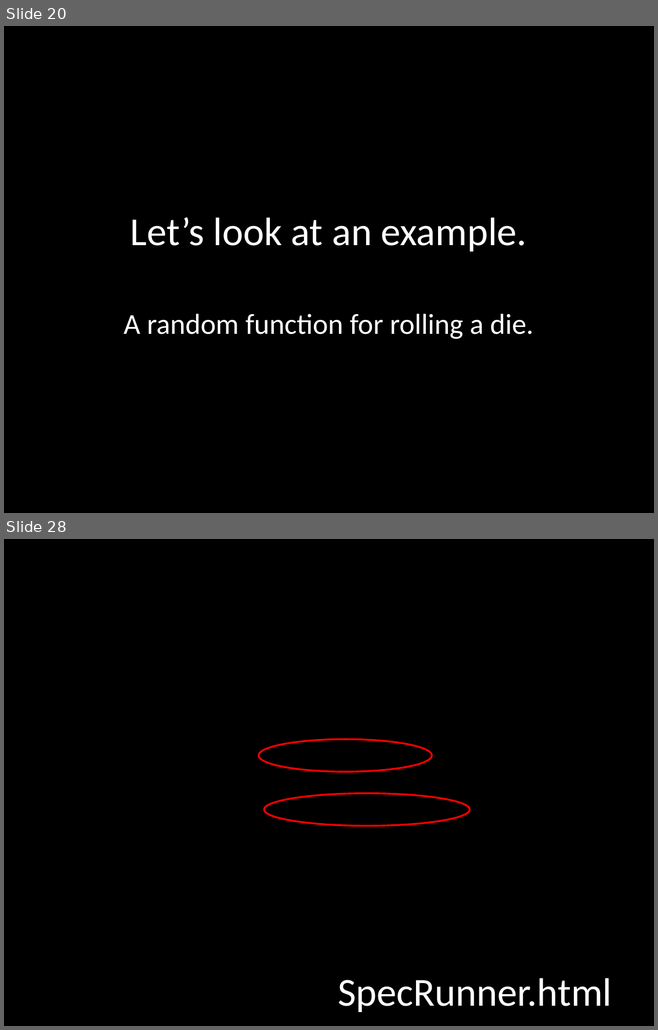
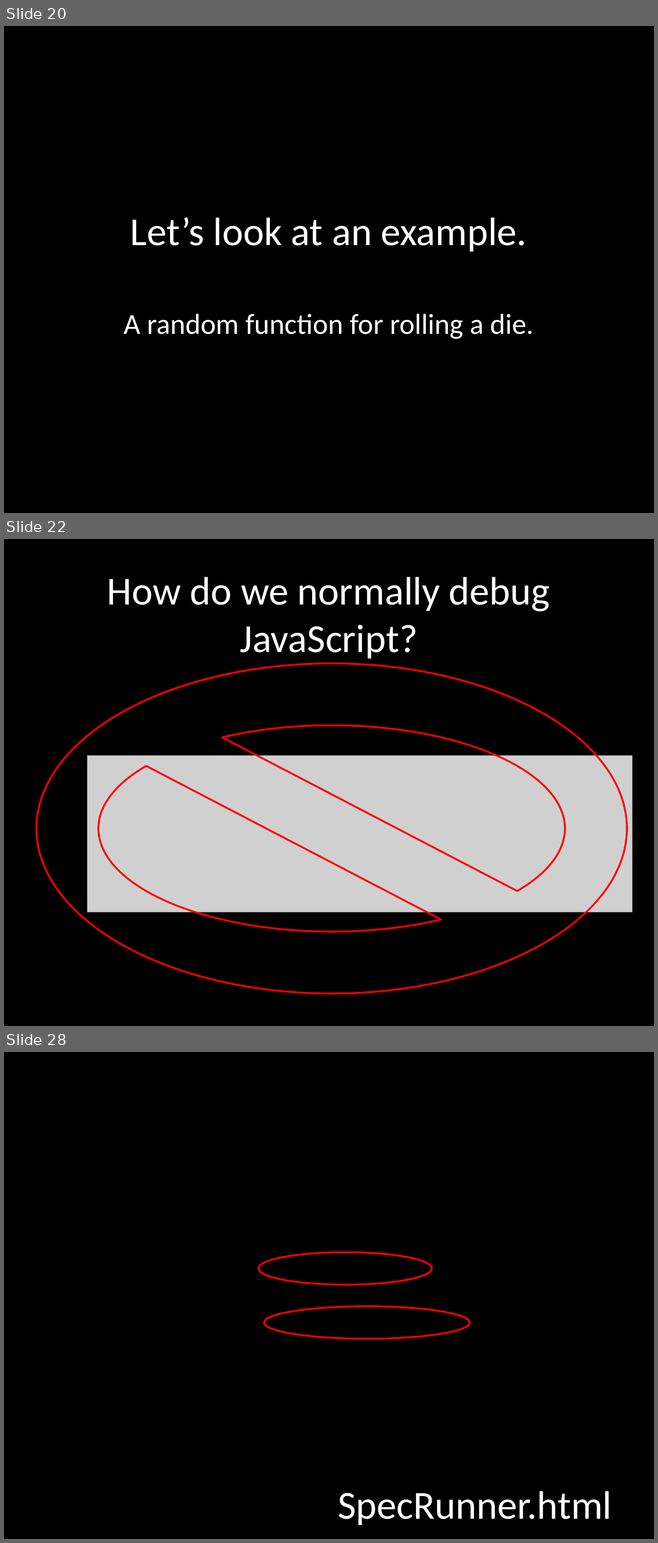
Before and after one commit to robertgreiner/presentations, a slide deck: testing-javascript/testing-javascript.pptx. Shown one above the other, each under a label of ours: slides 20 and 28 before the commit, slides 20, 22 and 28 after it; the slides between them are not shown. The pictures are 658x1030 and 658x1543 pixels, drawn with LibreOffice and Linux fonts; fonts in the diff are those of the drawing; grey boxes stand for pictures; background and template pictures are left out. Boxes give left, top, right and bottom in pixels: in the first picture for what was removed or moved away, otherwise in the second. Text is boxed around its words. In the diff, an @@ line names an element or a change of style, - is before the commit and + after.

```diff
--- a/testing-javascript/testing-javascript.pptx
+++ b/testing-javascript/testing-javascript.pptx
@@ slide 22 added at [4, 539, 654, 1026], background #000000 @@
@@ title added at [107, 577, 550, 658], 44 pt, text #FFFFFF @@
+How do we normally debug JavaScript?
@@ no-entry sign added at [36, 664, 626, 994], outline #FF0000 2 pt @@
@@ picture added at [87, 755, 632, 913] @@
```
Also in this commit, not shown: 8 slides changed, 5 other slides added, 3 slides removed, 1 other file.
